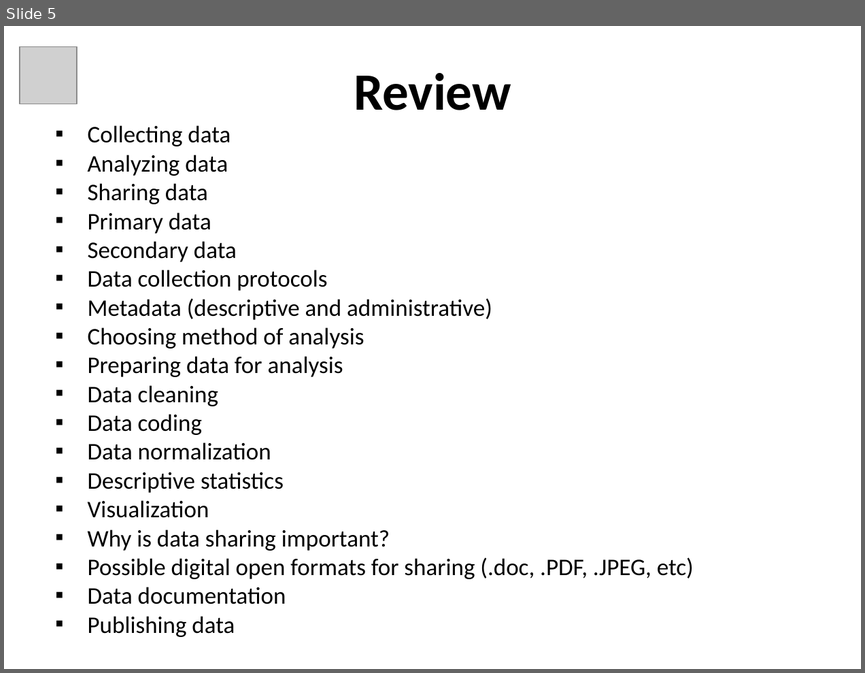
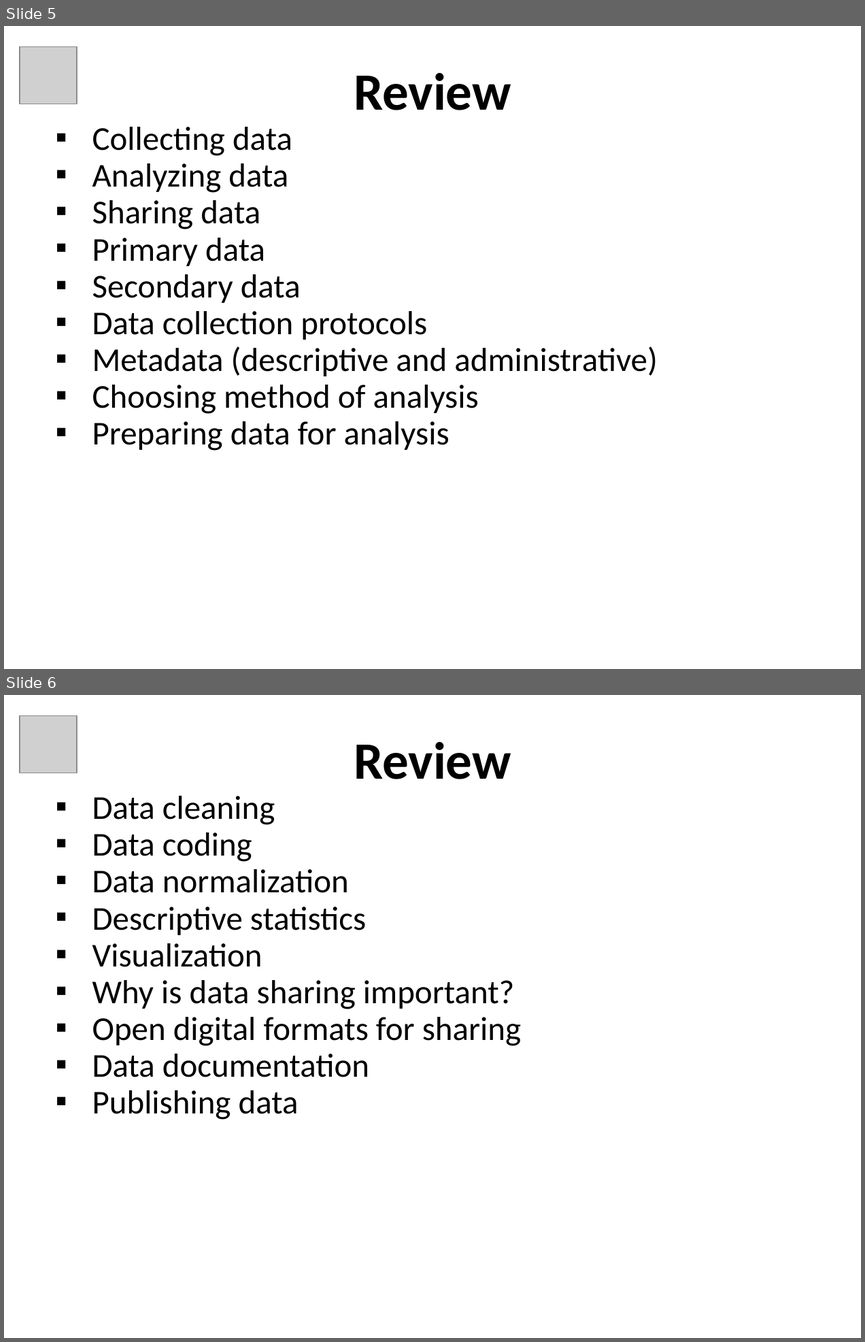
Before and after one commit to tascha/D4DM, a slide deck: documents/Module5_Slides.ppt. Shown one above the other, each under a label of ours: slide 5 before the commit, slides 5 and 6 after it. The pictures are 865x673 and 865x1342 pixels, drawn with LibreOffice and Linux fonts; fonts in the diff are those of the drawing; grey boxes stand for pictures. Boxes give left, top, right and bottom in pixels: in the first picture for what was removed or moved away, otherwise in the second. Text is boxed around its words. In the diff, an @@ line names an element or a change of style, - is before the commit and + after.

```diff
--- a/documents/Module5_Slides.ppt
+++ b/documents/Module5_Slides.ppt
@@ slide 6 added at (4,695,861,1338), background #FFFFFF @@
@@ picture added at (20,715,77,773) @@
@@ title added at (354,742,511,779), 44 pt, text #000000, bold @@
+Review
@@ text added at (92,796,521,1119), 28 pt, text #000000 @@
+▪ Data cleaning
+▪ Data coding
+▪ Data normalization
+▪ Descriptive statistics
+▪ Visualization
+▪ Why is data sharing important?
+▪ Open digital formats for sharing
+▪ Data documentation
+▪ Publishing data
@@ slide 5 changed as well @@
@@ text "Collecting data" at (92,127,657,450): size 20 to 28 pt; indent changed; less space between paragraphs @@
@@ text at (88,385,694,637): paragraphs removed @@
-▪ Data cleaning
-▪ Data coding
-▪ Data normalization
-▪ Descriptive statistics
-▪ Visualization
-▪ Why is data sharing important?
-▪ Possible digital open formats for sharing (.doc, .PDF, .JPEG, etc)
-▪ Data documentation
-▪ Publishing data
```
Also in this commit, not shown: 5 other slides changed.
